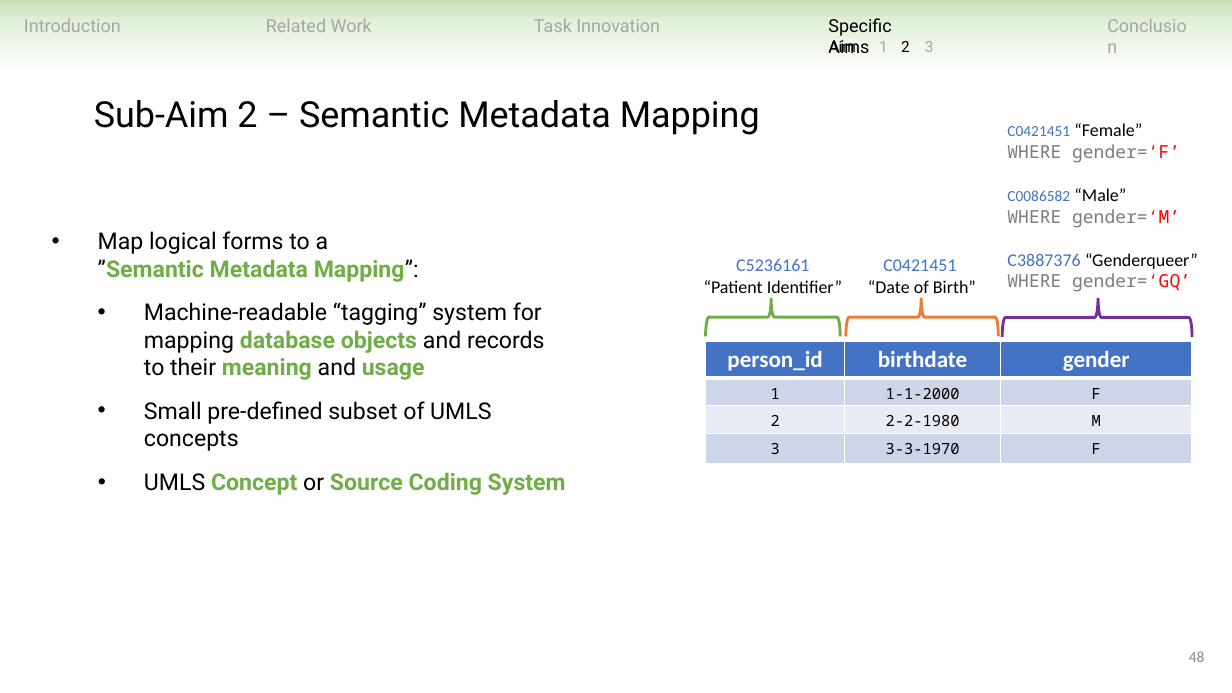
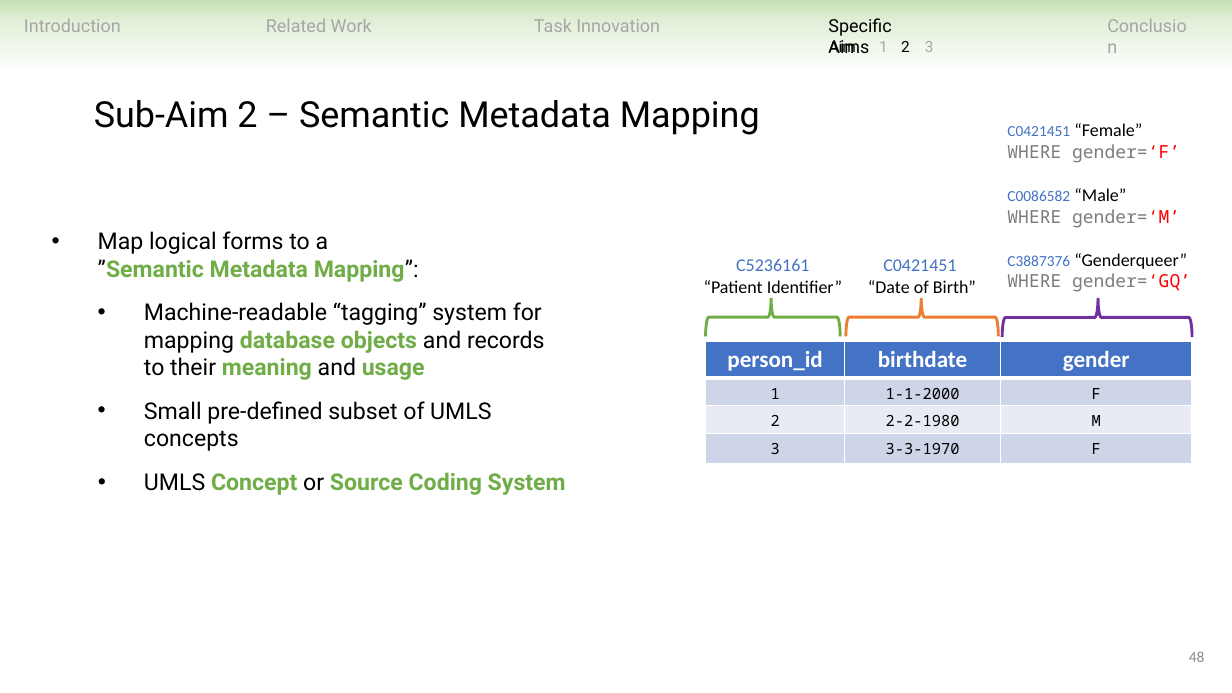
Before and after one commit to ndobb/dissertation, a slide deck: slide 48 of 4_general_exam/presentation/nic_dobbins_general_exam.pptx. Drawn at 1232x693 pixels with LibreOffice and Linux fonts; fonts in the diff are those of the drawing. Boxes give left, top, right and bottom in pixels: in the first picture for what was removed or moved away, otherwise in the second. Text is boxed around its words. In the diff, an @@ line names an element or a change of style, - is before the commit and + after.

```diff
--- a/4_general_exam/presentation/nic_dobbins_general_exam.pptx
+++ b/4_general_exam/presentation/nic_dobbins_general_exam.pptx
@@ text at bbox=[1007, 253, 1187, 269]: size 14 to 12 pt in "C3887376" @@
```
Also in this commit, not shown: 11 other slides changed, 23 other files.
